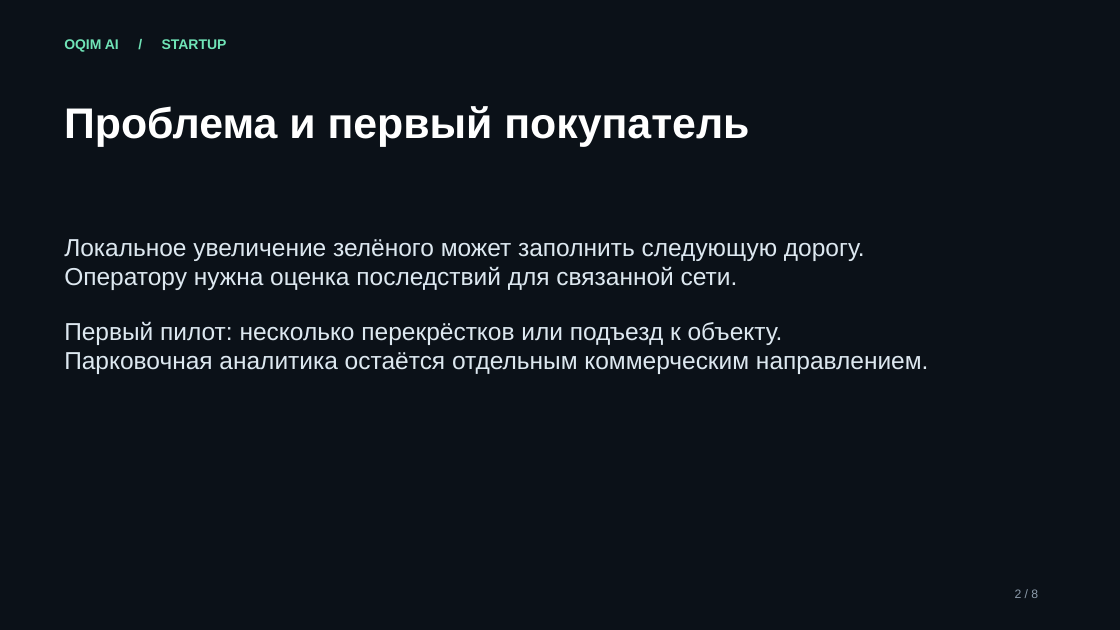
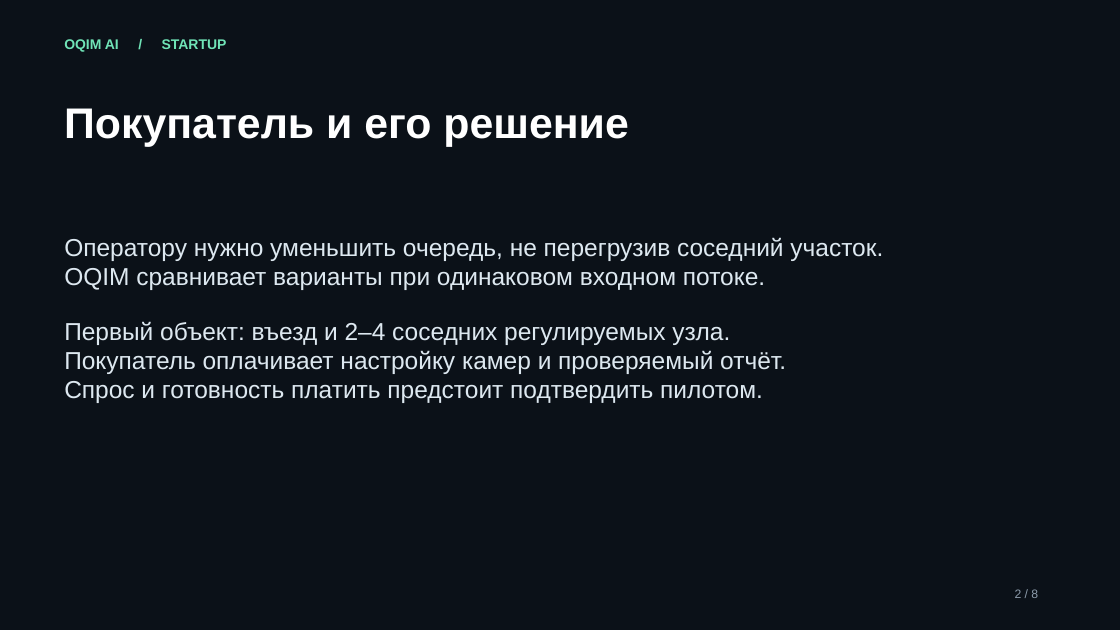
Before and after one commit to baytoooo/oqim-ai, a slide deck: slide 2 of DEFENSE.pptx. Drawn at 1120x630 pixels with LibreOffice and Linux fonts; fonts in the diff are those of the drawing. Boxes give left, top, right and bottom in pixels: in the first picture for what was removed or moved away, otherwise in the second. Text is boxed around its words. In the diff, an @@ line names an element or a change of style, - is before the commit and + after.

```diff
--- a/DEFENSE.pptx
+++ b/DEFENSE.pptx
@@ text at (64,108,628,147): text changed @@
-Проблема и первый покупатель
+Покупатель и его решение
@@ text at (64,237,883,403): text changed @@
-Локальное увеличение зелёного может заполнить следующую дорогу.
-Оператору нужна оценка последствий для связанной сети.
-Первый пилот: несколько перекрёстков или подъезд к объекту.
-Парковочная аналитика остаётся отдельным коммерческим направлением.
+Оператору нужно уменьшить очередь, не перегрузив соседний участок.
+OQIM сравнивает варианты при одинаковом входном потоке.
+Первый объект: въезд и 2–4 соседних регулируемых узла.
+Покупатель оплачивает настройку камер и проверяемый отчёт.
+Спрос и готовность платить предстоит подтвердить пилотом.
```
Also in this commit, not shown: 5 other slides changed, 2 slides added, 2 slides removed, 24 other files.
